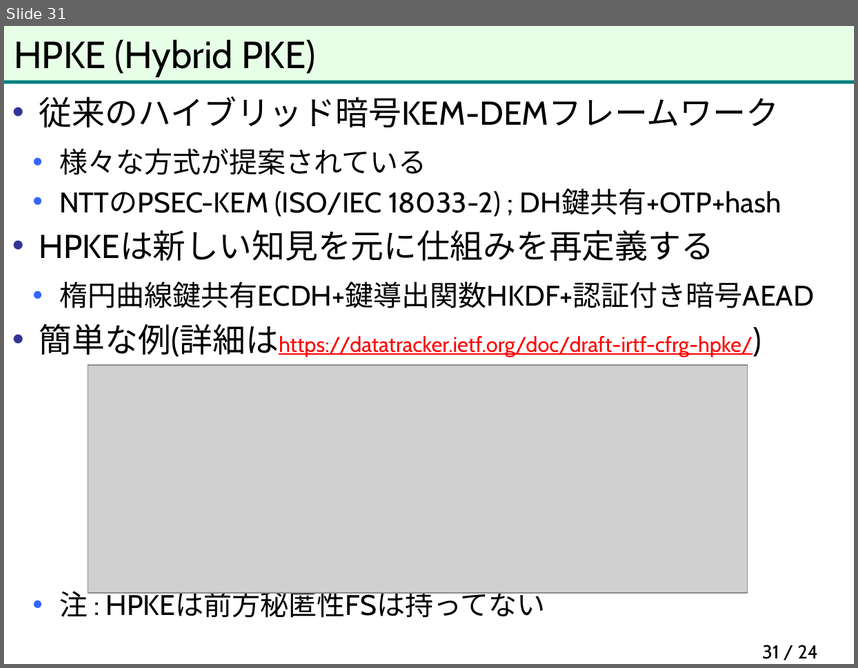
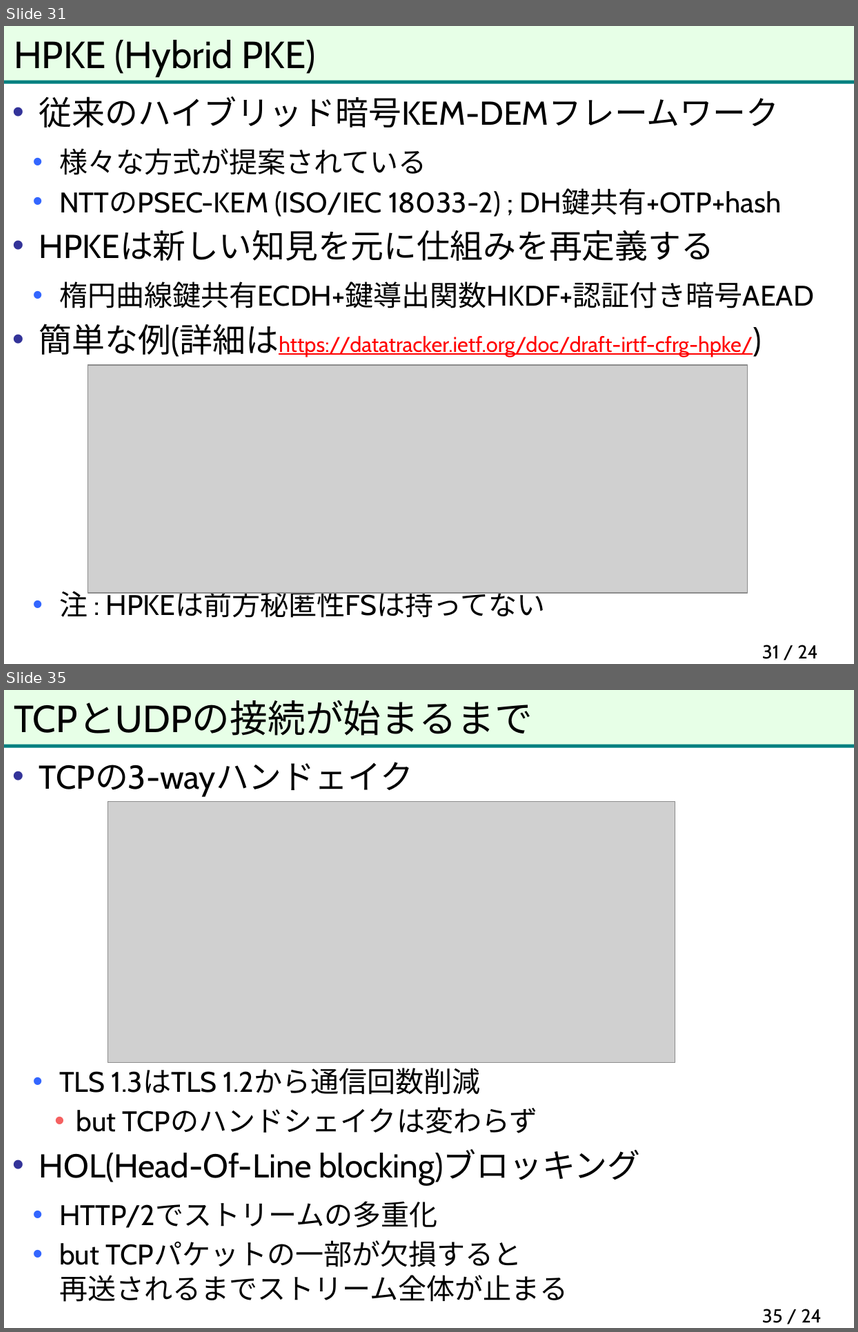
Before and after one commit to herumi/anninbon, a slide deck: lec/anninbon9.pptx. Shown one above the other, each under a label of ours: slide 31 before the commit, slides 31 and 35 after it; the slides between them are not shown. The pictures are 858x668 and 858x1332 pixels, drawn with LibreOffice and Linux fonts; fonts in the diff are those of the drawing; grey boxes stand for pictures; background and template pictures are left out. Boxes give left, top, right and bottom in pixels: in the first picture for what was removed or moved away, otherwise in the second. Text is boxed around its words. In the diff, an @@ line names an element or a change of style, - is before the commit and + after.

```diff
--- a/lec/anninbon9.pptx
+++ b/lec/anninbon9.pptx
@@ slide 35 added at [4,690,854,1328], background #FFFFFF; not listed: 2 template elements that a slide beside it also shows @@
@@ title added at [14,700,533,736], 32 pt, text #000000 @@
+TCPとUDPの接続が始まるまで
@@ text added at [39,762,640,1301], 24 pt, text #000000 @@
+• TCPの3-wayハンドェイク
+  • TLS 1.3はTLS 1.2から通信回数削減
+    • but TCPのハンドシェイクは変わらず
+• HOL(Head-Of-Line blocking)ブロッキング
+  • HTTP/2でストリームの多重化
+  • but TCPパケットの一部が欠損すると
+    再送されるまでストリーム全体が止まる
@@ picture added at [107,801,675,1063] @@
@@ page number added at [762,1308,822,1323], 16 pt, text #000000 @@
+35 / 24
```
Also in this commit, not shown: 12 other slides added.
